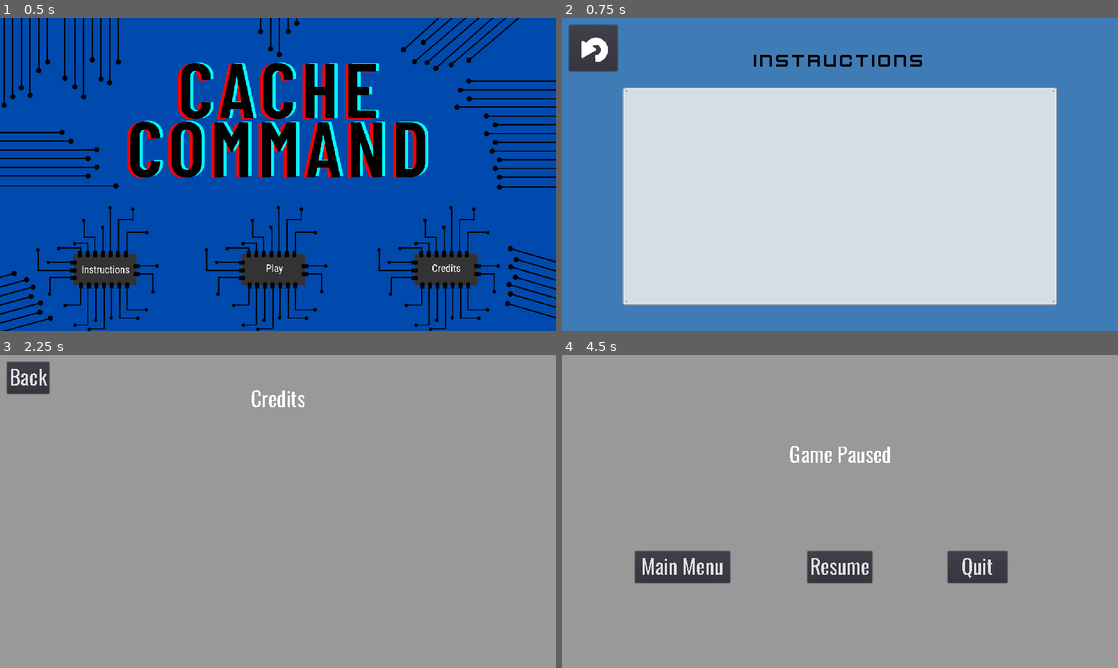
Above: before the commit, frames 1-4 (two rows, left to right).
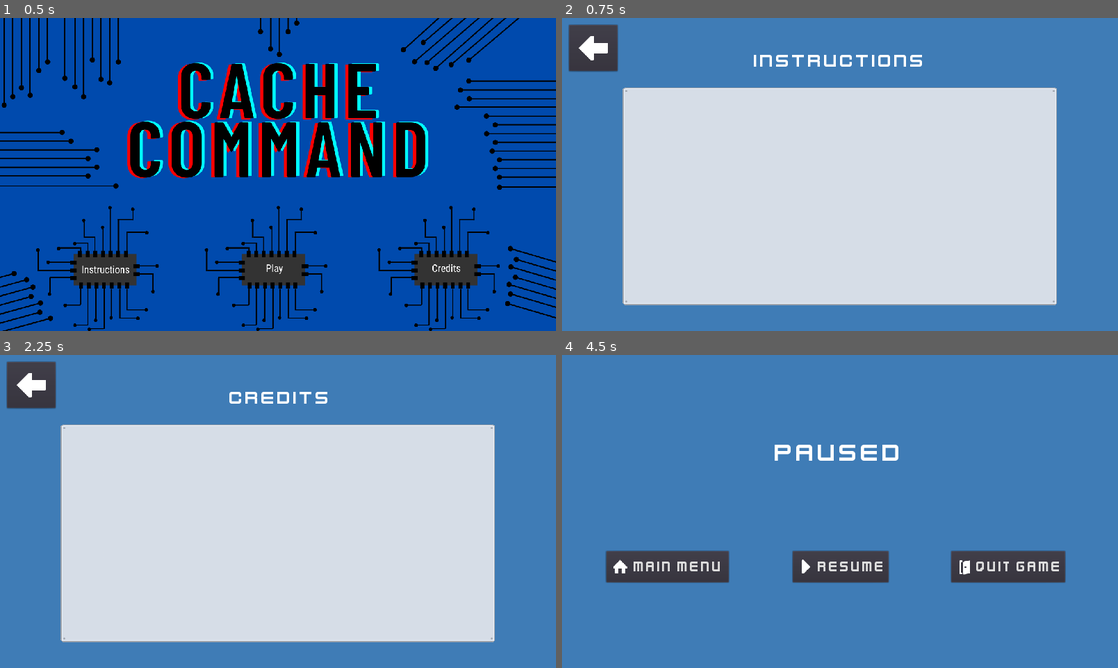
Above: after the commit, the same moments.

Repository: njrobbins/cache-command
Game: Godot game, scene res://Scenes/MainMenu.tscn
Same seed, same stepped clock (60 frames per second), same inputs: the game is played once before the commit and once after it.
Inputs (mouse positions are in pixels of both pictures, inside the frame that each line leads up to; where the layout moved, square brackets give the same spot in the first picture):
- Up to frame 1 (0.5 s): no input
- Up to frame 2 (0.75 s): click (667, 268) at 0.5 s
- Up to frame 3 (2.25 s): click (33, 386) at 1.25 s; click (444, 605) at 2 s
- Up to frame 4 (4.5 s): click (595, 386) [589, 376] at 2.75 s; click (834, 605) at 3.5 s; click (584, 376) [617, 376] at 4.25 s

Frame 1 is identical in both runs. In frame 2, 0.7% of the frame differs, in the area x 3-65%, y 5-16%; in frame 3, 99%, in the area x 0-100%, y 0-100%; in frame 4, 97%.

Commit message:
Updated graphics for pause menu, level won/lost screens, etc.

Diff:
--- a/Scenes/Credits.tscn
+++ b/Scenes/Credits.tscn
@@ -1,7 +1,10 @@
-[gd_scene load_steps=3 format=2]
+[gd_scene load_steps=6 format=2]
 
 [ext_resource path="res://fonts/new_dynamicfont.tres" type="DynamicFont" id=1]
 [ext_resource path="res://Scripts/MenuButtonHandler.gd" type="Script" id=2]
+[ext_resource path="res://Assets/Icons/return.png" type="Texture" id=3]
+[ext_resource path="res://Assets/metal_panel.png" type="Texture" id=4]
+[ext_resource path="res://fonts/kenvector_future.tres" type="DynamicFont" id=5]
 
 [node name="Credits" type="Control"]
 anchor_right = 1.0
@@ -14,7 +17,7 @@
 [node name="BackgroundColor" type="ColorRect" parent="."]
 margin_right = 1280.0
 margin_bottom = 720.0
-color = Color( 0.6, 0.6, 0.6, 1 )
+color = Color( 0.247059, 0.486275, 0.713726, 1 )
 __meta__ = {
 "_edit_use_anchors_": false
 }
@@ -22,10 +25,8 @@
 [node name="BackButton" type="Button" parent="."]
 margin_left = 16.0
 margin_top = 16.0
-margin_right = 113.891
-margin_bottom = 88.0003
 custom_fonts/font = ExtResource( 1 )
-text = "Back"
+icon = ExtResource( 3 )
 __meta__ = {
 "_edit_use_anchors_": false
 }
@@ -33,15 +34,29 @@
 [node name="CreditsLabel" type="Label" parent="."]
 anchor_left = 0.5
 anchor_right = 0.5
-margin_left = -63.0
-margin_top = 67.0
-margin_right = 63.0
-margin_bottom = 133.0
-custom_fonts/font = ExtResource( 1 )
+margin_left = -118.0
+margin_top = 66.0
+margin_right = 129.0
+margin_bottom = 132.0
+custom_fonts/font = ExtResource( 5 )
 text = "Credits"
 align = 1
 valign = 1
 __meta__ = {
 "_edit_use_anchors_": false
 }
+
+[node name="CreditsPanel" type="TextureRect" parent="."]
+anchor_left = 0.5
+anchor_top = 0.5
+anchor_right = 0.5
+anchor_bottom = 0.5
+margin_left = -500.0
+margin_top = -200.0
+margin_right = 500.0
+margin_bottom = 250.0
+texture = ExtResource( 4 )
+__meta__ = {
+"_edit_use_anchors_": false
+}
 [connection signal="pressed" from="BackButton" to="." method="_on_BackButton_pressed"]
--- a/Scenes/Instructions.tscn
+++ b/Scenes/Instructions.tscn
@@ -1,11 +1,9 @@
-[gd_scene load_steps=6 format=2]
+[gd_scene load_steps=5 format=2]
 
-[ext_resource path="res://Assets/return_icon.png" type="Texture" id=1]
+[ext_resource path="res://Assets/Icons/return.png" type="Texture" id=1]
 [ext_resource path="res://Scripts/MenuButtonHandler.gd" type="Script" id=2]
 [ext_resource path="res://fonts/kenvector_future.tres" type="DynamicFont" id=3]
 [ext_resource path="res://Assets/metal_panel.png" type="Texture" id=4]
-
-[sub_resource type="CanvasItemMaterial" id=1]
 
 [node name="Instructions" type="Control"]
 anchor_right = 1.0
@@ -24,7 +22,6 @@
 }
 
 [node name="BackButton" type="Button" parent="."]
-material = SubResource( 1 )
 margin_left = 16.0
 margin_top = 16.0
 icon = ExtResource( 1 )
@@ -40,7 +37,6 @@
 margin_right = 208.0
 margin_bottom = 132.0
 custom_fonts/font = ExtResource( 3 )
-custom_colors/font_color = Color( 0, 0, 0, 1 )
 text = "Instructions"
 align = 1
 valign = 1
@@ -48,7 +44,7 @@
 "_edit_use_anchors_": false
 }
 
-[node name="TextureRect" type="TextureRect" parent="."]
+[node name="InstructionsPanel" type="TextureRect" parent="."]
 anchor_left = 0.5
 anchor_top = 0.5
 anchor_right = 0.5
--- a/Scenes/LevelLost.tscn
+++ b/Scenes/LevelLost.tscn
@@ -1,7 +1,11 @@
-[gd_scene load_steps=3 format=2]
+[gd_scene load_steps=7 format=2]
 
-[ext_resource path="res://fonts/new_dynamicfont.tres" type="DynamicFont" id=1]
+[ext_resource path="res://Assets/Icons/home.png" type="Texture" id=1]
 [ext_resource path="res://Scripts/MenuButtonHandler.gd" type="Script" id=2]
+[ext_resource path="res://Assets/Icons/exit.png" type="Texture" id=3]
+[ext_resource path="res://fonts/kenvector_future_large.tres" type="DynamicFont" id=4]
+[ext_resource path="res://fonts/kenvector_future_thin.tres" type="DynamicFont" id=5]
+[ext_resource path="res://Assets/Icons/redo.png" type="Texture" id=6]
 
 [node name="Menu" type="Control"]
 margin_right = 1280.0
@@ -14,21 +18,21 @@
 [node name="BackgroundColor" type="ColorRect" parent="."]
 margin_right = 1280.0
 margin_bottom = 720.0
-color = Color( 0.6, 0.6, 0.6, 1 )
+color = Color( 0.247059, 0.486275, 0.713726, 1 )
 __meta__ = {
 "_edit_use_anchors_": false
 }
 
-[node name="GamePausedLabel" type="Label" parent="."]
+[node name="GameOverLabel" type="Label" parent="."]
 anchor_left = 0.5
 anchor_top = 0.5
 anchor_right = 0.5
 anchor_bottom = 0.5
-margin_left = -104.0
-margin_top = -164.0
-margin_right = 104.0
-margin_bottom = -98.0
-custom_fonts/font = ExtResource( 1 )
+margin_left = -232.5
+margin_top = -169.0
+margin_right = 232.5
+margin_bottom = -101.0
+custom_fonts/font = ExtResource( 4 )
 text = "Game Over!"
 align = 1
 valign = 1
@@ -37,38 +41,37 @@
 }
 
 [node name="MainMenuButton" type="Button" parent="."]
-margin_left = 168.0
+margin_left = 102.0
 margin_top = 451.0
-margin_right = 387.125
+margin_right = 384.0
 margin_bottom = 523.0
-custom_fonts/font = ExtResource( 1 )
+custom_fonts/font = ExtResource( 5 )
 text = "Main Menu"
+icon = ExtResource( 1 )
 __meta__ = {
 "_edit_use_anchors_": false
 }
 
 [node name="TryAgainButton" type="Button" parent="."]
-anchor_left = 0.5
-anchor_top = 1.0
-anchor_right = 0.5
-anchor_bottom = 1.0
-margin_left = -86.7031
-margin_top = -269.0
-margin_right = 86.7031
-margin_bottom = -197.0
-custom_fonts/font = ExtResource( 1 )
+margin_left = 512.0
+margin_top = 451.0
+margin_right = 768.0
+margin_bottom = 523.0
+custom_fonts/font = ExtResource( 5 )
 text = "Try Again"
+icon = ExtResource( 6 )
 __meta__ = {
 "_edit_use_anchors_": false
 }
 
 [node name="QuitButton" type="Button" parent="."]
-margin_left = 888.0
+margin_left = 896.0
 margin_top = 451.0
-margin_right = 1025.25
+margin_right = 1043.0
 margin_bottom = 523.0
-custom_fonts/font = ExtResource( 1 )
-text = "Quit"
+custom_fonts/font = ExtResource( 5 )
+text = "Quit Game"
+icon = ExtResource( 3 )
 __meta__ = {
 "_edit_use_anchors_": false
 }
--- a/Scenes/LevelWon.tscn
+++ b/Scenes/LevelWon.tscn
@@ -1,7 +1,11 @@
-[gd_scene load_steps=3 format=2]
+[gd_scene load_steps=7 format=2]
 
-[ext_resource path="res://fonts/new_dynamicfont.tres" type="DynamicFont" id=1]
+[ext_resource path="res://Assets/Icons/home.png" type="Texture" id=1]
 [ext_resource path="res://Scripts/MenuButtonHandler.gd" type="Script" id=2]
+[ext_resource path="res://Assets/Icons/exit.png" type="Texture" id=3]
+[ext_resource path="res://fonts/kenvector_future_large.tres" type="DynamicFont" id=4]
+[ext_resource path="res://fonts/kenvector_future_thin.tres" type="DynamicFont" id=5]
+[ext_resource path="res://Assets/Icons/continue.png" type="Texture" id=6]
 
 [node name="Menu" type="Control"]
 margin_right = 1280.0
@@ -14,21 +18,21 @@
 [node name="BackgroundColor" type="ColorRect" parent="."]
 margin_right = 1280.0
 margin_bottom = 720.0
-color = Color( 0.6, 0.6, 0.6, 1 )
+color = Color( 0.247059, 0.486275, 0.713726, 1 )
 __meta__ = {
 "_edit_use_anchors_": false
 }
 
-[node name="GamePausedLabel" type="Label" parent="."]
+[node name="LevelWonLabel" type="Label" parent="."]
 anchor_left = 0.5
 anchor_top = 0.5
 anchor_right = 0.5
 anchor_bottom = 0.5
-margin_left = -161.0
-margin_top = -164.0
-margin_right = 161.0
-margin_bottom = -98.0
-custom_fonts/font = ExtResource( 1 )
+margin_left = -415.0
+margin_top = -169.0
+margin_right = 415.0
+margin_bottom = -101.0
+custom_fonts/font = ExtResource( 4 )
 text = "You beat the level!"
 align = 1
 valign = 1
@@ -37,38 +41,37 @@
 }
 
 [node name="MainMenuButton" type="Button" parent="."]
-margin_left = 168.0
+margin_left = 102.0
 margin_top = 451.0
-margin_right = 387.125
+margin_right = 384.0
 margin_bottom = 523.0
-custom_fonts/font = ExtResource( 1 )
+custom_fonts/font = ExtResource( 5 )
 text = "Main Menu"
+icon = ExtResource( 1 )
 __meta__ = {
 "_edit_use_anchors_": false
 }
 
 [node name="ContinueButton" type="Button" parent="."]
-anchor_left = 0.5
-anchor_top = 1.0
-anchor_right = 0.5
-anchor_bottom = 1.0
-margin_left = -83.1641
-margin_top = -269.0
-margin_right = 83.1641
-margin_bottom = -197.0
-custom_fonts/font = ExtResource( 1 )
+margin_left = 516.5
+margin_top = 451.0
+margin_right = 763.5
+margin_bottom = 523.0
+custom_fonts/font = ExtResource( 5 )
 text = "Continue"
+icon = ExtResource( 6 )
 __meta__ = {
 "_edit_use_anchors_": false
 }
 
 [node name="QuitButton" type="Button" parent="."]
-margin_left = 888.0
+margin_left = 896.0
 margin_top = 451.0
-margin_right = 1025.25
+margin_right = 1043.0
 margin_bottom = 523.0
-custom_fonts/font = ExtResource( 1 )
-text = "Quit"
+custom_fonts/font = ExtResource( 5 )
+text = "Quit Game"
+icon = ExtResource( 3 )
 __meta__ = {
 "_edit_use_anchors_": false
 }
--- a/Scenes/MainMenu.tscn
+++ b/Scenes/MainMenu.tscn
@@ -11,7 +11,7 @@
 "_edit_use_anchors_": false
 }
 
-[node name="TextureRect" type="TextureRect" parent="."]
+[node name="Background" type="TextureRect" parent="."]
 margin_right = 40.0
 margin_bottom = 40.0
 texture = ExtResource( 1 )
@@ -28,7 +28,7 @@
 "_edit_use_anchors_": false
 }
 
-[node name="StartButton" type="TextureButton" parent="."]
+[node name="PlayButton" type="TextureButton" parent="."]
 anchor_left = 0.5
 anchor_top = 1.0
 anchor_right = 0.5
@@ -37,6 +37,9 @@
 margin_top = -173.0
 margin_right = 64.0
 margin_bottom = -109.0
+__meta__ = {
+"_edit_use_anchors_": false
+}
 
 [node name="CreditsButton" type="TextureButton" parent="."]
 margin_left = 957.0
@@ -47,5 +50,5 @@
 "_edit_use_anchors_": false
 }
 [connection signal="pressed" from="InstructionsButton" to="." method="_on_InstructionsButton_pressed"]
-[connection signal="pressed" from="StartButton" to="." method="_on_StartButton_pressed"]
+[connection signal="pressed" from="PlayButton" to="." method="_on_StartButton_pressed"]
 [connection signal="pressed" from="CreditsButton" to="." method="_on_CreditsButton_pressed"]
--- a/Scenes/PauseMenu.tscn
+++ b/Scenes/PauseMenu.tscn
@@ -1,7 +1,11 @@
-[gd_scene load_steps=3 format=2]
+[gd_scene load_steps=7 format=2]
 
-[ext_resource path="res://fonts/new_dynamicfont.tres" type="DynamicFont" id=1]
+[ext_resource path="res://Assets/Icons/play.png" type="Texture" id=1]
 [ext_resource path="res://Scripts/MenuButtonHandler.gd" type="Script" id=2]
+[ext_resource path="res://Assets/Icons/home.png" type="Texture" id=3]
+[ext_resource path="res://Assets/Icons/exit.png" type="Texture" id=4]
+[ext_resource path="res://fonts/kenvector_future_large.tres" type="DynamicFont" id=5]
+[ext_resource path="res://fonts/kenvector_future_thin.tres" type="DynamicFont" id=6]
 
 [node name="Menu" type="Control"]
 margin_right = 1280.0
@@ -14,22 +18,22 @@
 [node name="BackgroundColor" type="ColorRect" parent="."]
 margin_right = 1280.0
 margin_bottom = 720.0
-color = Color( 0.6, 0.6, 0.6, 1 )
+color = Color( 0.247059, 0.486275, 0.713726, 1 )
 __meta__ = {
 "_edit_use_anchors_": false
 }
 
-[node name="GamePausedLabel" type="Label" parent="."]
+[node name="PausedLabel" type="Label" parent="."]
 anchor_left = 0.5
 anchor_top = 0.5
 anchor_right = 0.5
 anchor_bottom = 0.5
-margin_left = -122.5
-margin_top = -164.0
-margin_right = 122.5
-margin_bottom = -98.0
-custom_fonts/font = ExtResource( 1 )
-text = "Game Paused"
+margin_left = -152.0
+margin_top = -169.0
+margin_right = 148.0
+margin_bottom = -101.0
+custom_fonts/font = ExtResource( 5 )
+text = "Paused"
 align = 1
 valign = 1
 __meta__ = {
@@ -37,38 +41,37 @@
 }
 
 [node name="MainMenuButton" type="Button" parent="."]
-margin_left = 168.0
+margin_left = 102.0
 margin_top = 451.0
-margin_right = 387.125
+margin_right = 384.0
 margin_bottom = 523.0
-custom_fonts/font = ExtResource( 1 )
+custom_fonts/font = ExtResource( 6 )
 text = "Main Menu"
+icon = ExtResource( 3 )
 __meta__ = {
 "_edit_use_anchors_": false
 }
 
 [node name="ResumeButton" type="Button" parent="."]
-anchor_left = 0.5
-anchor_top = 1.0
-anchor_right = 0.5
-anchor_bottom = 1.0
-margin_left = -74.5078
-margin_top = -269.0
-margin_right = 74.5078
-margin_bottom = -197.0
-custom_fonts/font = ExtResource( 1 )
+margin_left = 530.5
+margin_top = 451.0
+margin_right = 749.5
+margin_bottom = 523.0
+custom_fonts/font = ExtResource( 6 )
 text = "Resume"
+icon = ExtResource( 1 )
 __meta__ = {
 "_edit_use_anchors_": false
 }
 
 [node name="QuitButton" type="Button" parent="."]
-margin_left = 888.0
+margin_left = 896.0
 margin_top = 451.0
-margin_right = 1025.25
+margin_right = 1043.0
 margin_bottom = 523.0
-custom_fonts/font = ExtResource( 1 )
-text = "Quit"
+custom_fonts/font = ExtResource( 6 )
+text = "Quit Game"
+icon = ExtResource( 4 )
 __meta__ = {
 "_edit_use_anchors_": false
 }
--- a/Scenes/SiliconMiningMain.tscn
+++ b/Scenes/SiliconMiningMain.tscn
@@ -1,8 +1,9 @@
-[gd_scene load_steps=4 format=2]
+[gd_scene load_steps=5 format=2]
 
 [ext_resource path="res://Scripts/MenuButtonHandler.gd" type="Script" id=1]
 [ext_resource path="res://fonts/new_dynamicfont.tres" type="DynamicFont" id=2]
 [ext_resource path="res://Joystick/Joystick.tscn" type="PackedScene" id=3]
+[ext_resource path="res://Assets/Icons/pause.png" type="Texture" id=4]
 
 [node name="SiliconMiningMain" type="Node2D"]
 
@@ -25,10 +26,10 @@
 [node name="PauseMenuButton" type="Button" parent="UI"]
 margin_left = 16.0
 margin_top = 16.0
-margin_right = 240.0
+margin_right = 78.0
 margin_bottom = 88.0
 custom_fonts/font = ExtResource( 2 )
-text = "Pause Menu"
+icon = ExtResource( 4 )
 __meta__ = {
 "_edit_use_anchors_": false
 }
--- /dev/null
+++ b/fonts/kenvector_future_large.tres
@@ -0,0 +1,7 @@
+[gd_resource type="DynamicFont" load_steps=2 format=2]
+
+[ext_resource path="res://fonts/kenvector_future.ttf" type="DynamicFontData" id=1]
+
+[resource]
+size = 60
+font_data = ExtResource( 1 )
Binary file added: Assets/Icons/continue.png
Not shown, added: Assets/Icons/continue.png.import
Binary file added: Assets/Icons/exit.png
Not shown, added: Assets/Icons/exit.png.import
Binary file added: Assets/Icons/home.png
Not shown, added: Assets/Icons/home.png.import
Binary file added: Assets/Icons/pause.png
Not shown, added: Assets/Icons/pause.png.import
Binary file added: Assets/Icons/play.png
Not shown, added: Assets/Icons/play.png.import
Binary file added: Assets/Icons/redo.png
Not shown, added: Assets/Icons/redo.png.import
(and 5 more such lines)
